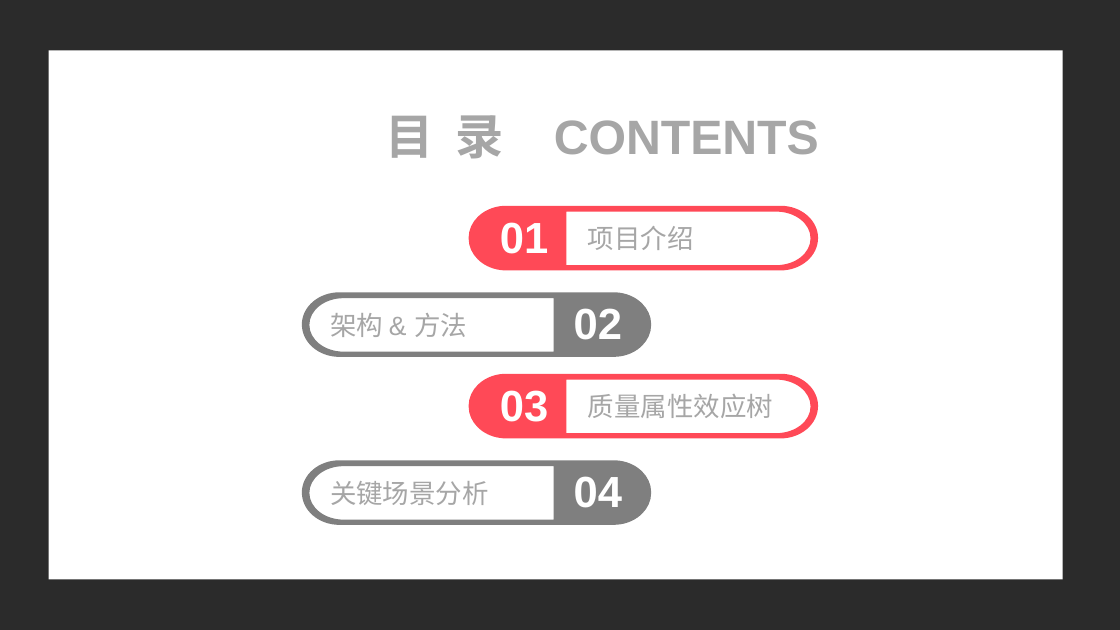
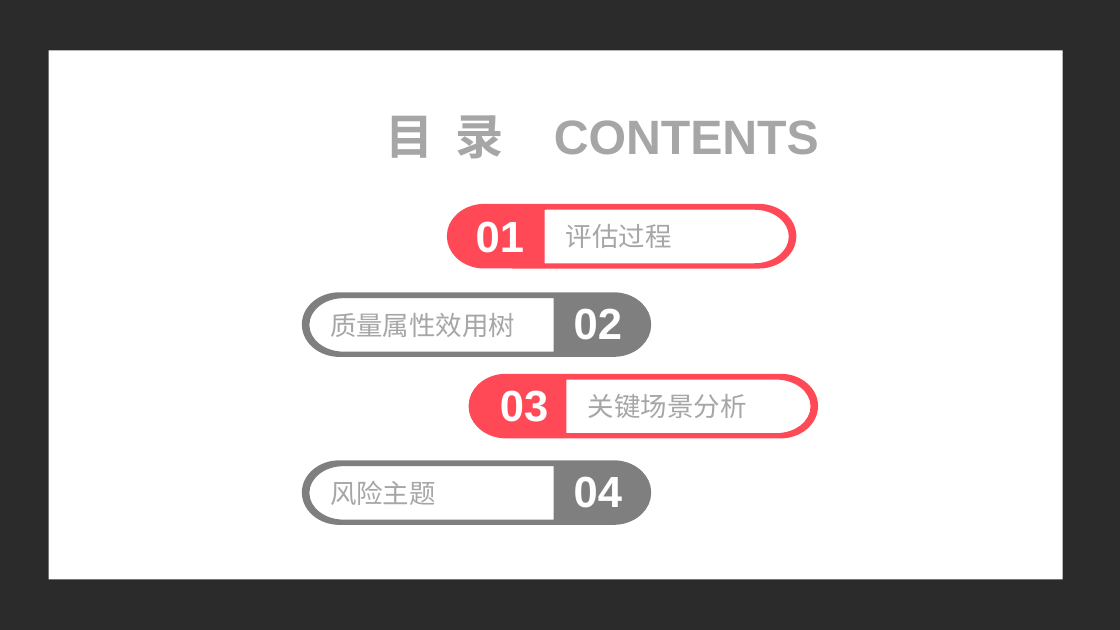
Before and after one commit to Almarduke/ArchitectureBigHomework, a slide deck: slide 2 of PPT/ATAM演示.pptx. Drawn at 1120x630 pixels with LibreOffice and Linux fonts; fonts in the diff are those of the drawing; background and template pictures are left out; a plain dark background stands for a picture behind light text. Boxes give left, top, right and bottom in pixels: in the first picture for what was removed or moved away, otherwise in the second. Text is boxed around its words. In the diff, an @@ line names an element or a change of style, - is before the commit and + after.

```diff
--- a/PPT/ATAM演示.pptx
+++ b/PPT/ATAM演示.pptx
@@ freeform shape added at bbox=[447, 204, 796, 269], fill #FF4957, 17 pt, text #A6A6A6 @@
+评估过程
@@ freeform shape removed at bbox=[468, 206, 818, 271] @@
-项目介绍
@@ text added at bbox=[500, 218, 548, 262], 28 pt, text #FFFFFF, bold @@
+01
@@ text in freeform shape at bbox=[330, 313, 515, 337]: text changed @@
-架构 & 方法
+质量属性效用树
@@ text in freeform shape at bbox=[588, 394, 747, 418]: text changed @@
-质量属性效应树
+关键场景分析
@@ text in freeform shape at bbox=[330, 481, 436, 505]: text changed @@
-关键场景分析
+风险主题
```
Also in this commit, not shown: 4 other slides changed, 8 slides added, 27 slides removed, 1 other file.
